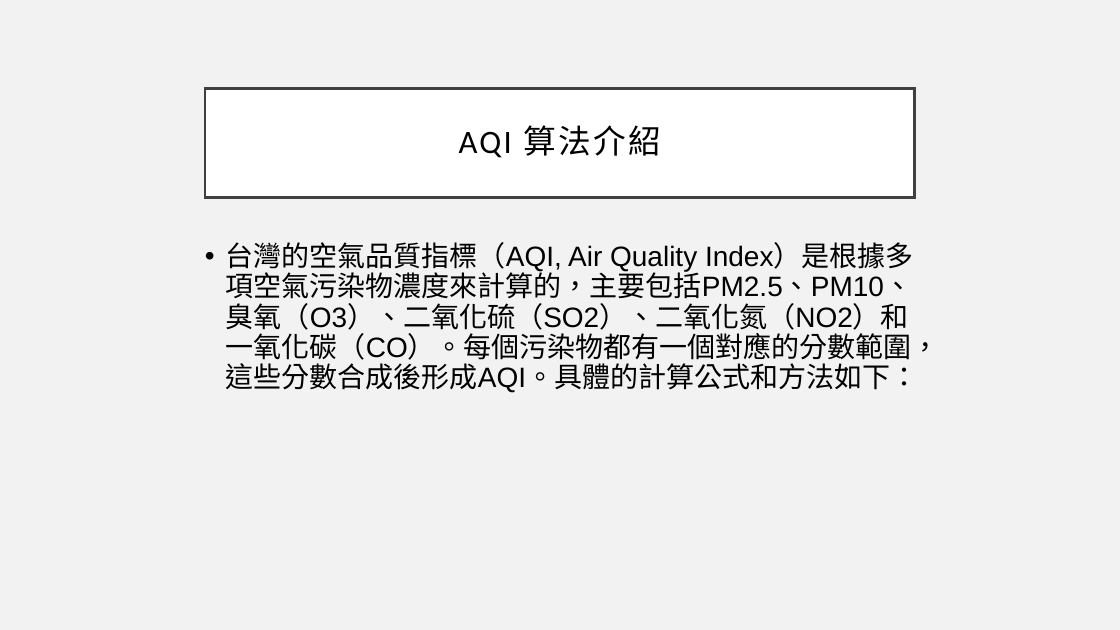
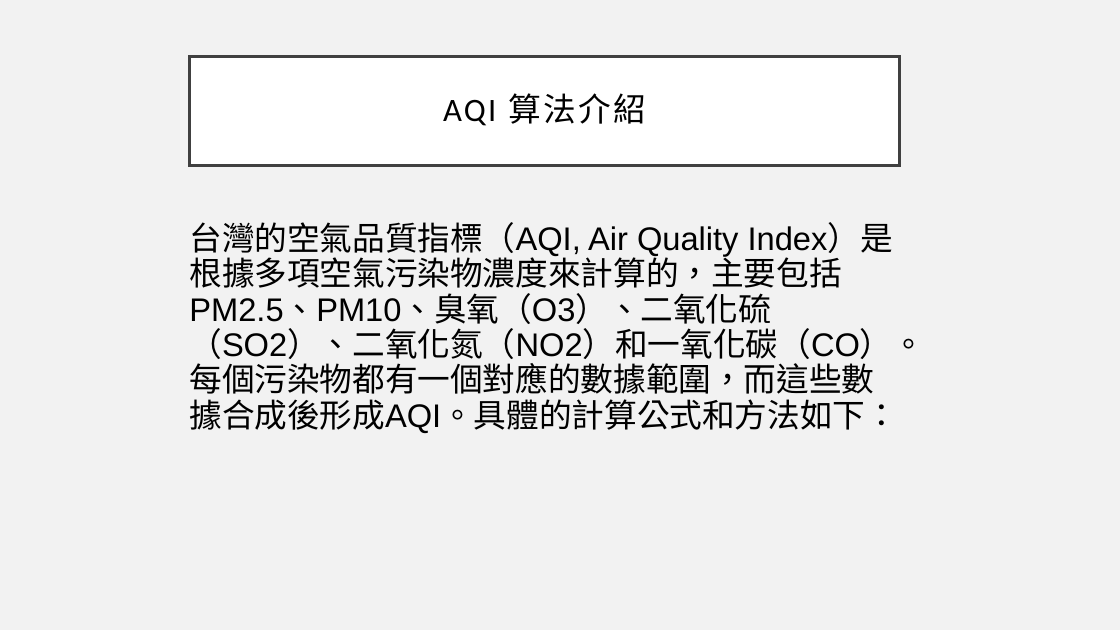
Before and after one commit to jasonfghx/lilicoco, a slide deck: slide 4 of 大學生/空氣品質與癌症之間的關聯.pptx. Drawn at 1120x630 pixels with LibreOffice and Linux fonts; fonts in the diff are those of the drawing. Boxes give left, top, right and bottom in pixels: in the first picture for what was removed or moved away, otherwise in the second. Text is boxed around its words. In the diff, an @@ line names an element or a change of style, - is before the commit and + after.

```diff
--- a/大學生/空氣品質與癌症之間的關聯.pptx
+++ b/大學生/空氣品質與癌症之間的關聯.pptx
@@ title "AQI 算法介紹": place and size @@
-title "AQI 算法介紹" at (205,89,915,198)
+title "AQI 算法介紹" at (189,56,899,166)
@@ text at (189,222,925,433): text changed; size 24 to 28 pt @@
-• 台灣的空氣品質指標（AQI, Air Quality Index）是根據多項空氣污染物濃度來計算的，主要包括PM2.5、PM10、臭氧（O3）、二氧化硫（SO2）、二氧化氮（NO2）和一氧化碳（CO）。每個污染物都有一個對應的分數範圍，這些分數合成後形成AQI。具體的計算公式和方法如下：
+台灣的空氣品質指標（AQI, Air Quality Index）是根據多項空氣污染物濃度來計算的，主要包括PM2.5、PM10、臭氧（O3）、二氧化硫（SO2）、二氧化氮（NO2）和一氧化碳（CO）。每個污染物都有一個對應的數據範圍，而這些數據合成後形成AQI。具體的計算公式和方法如下：
```
Also in this commit, not shown: 9 other slides changed, 2 slides added.
